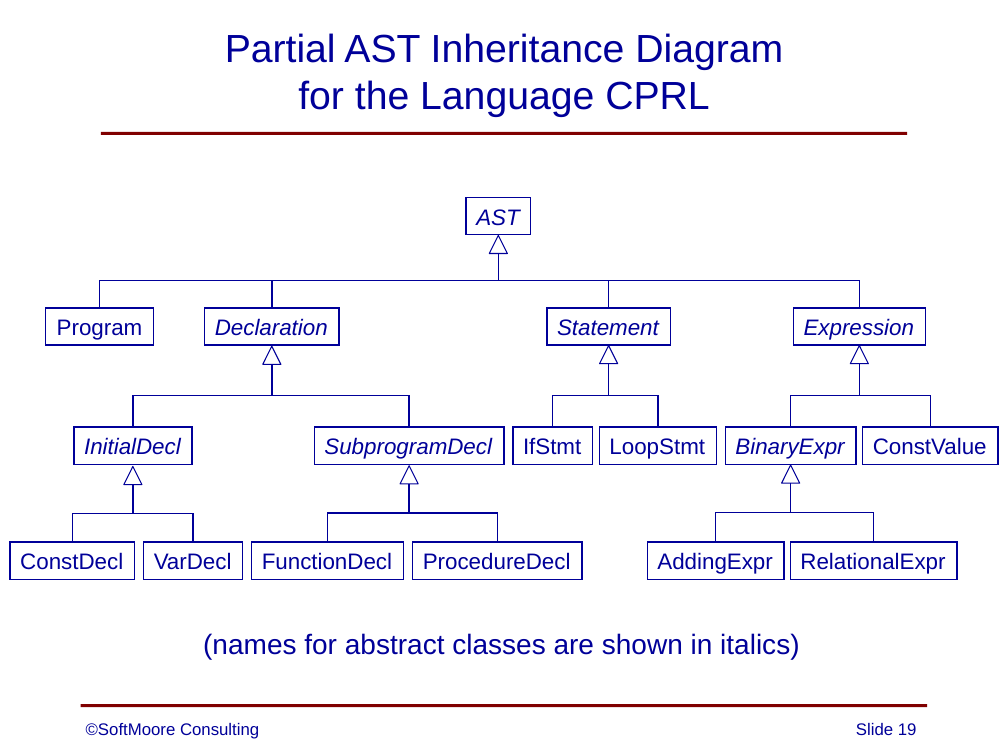
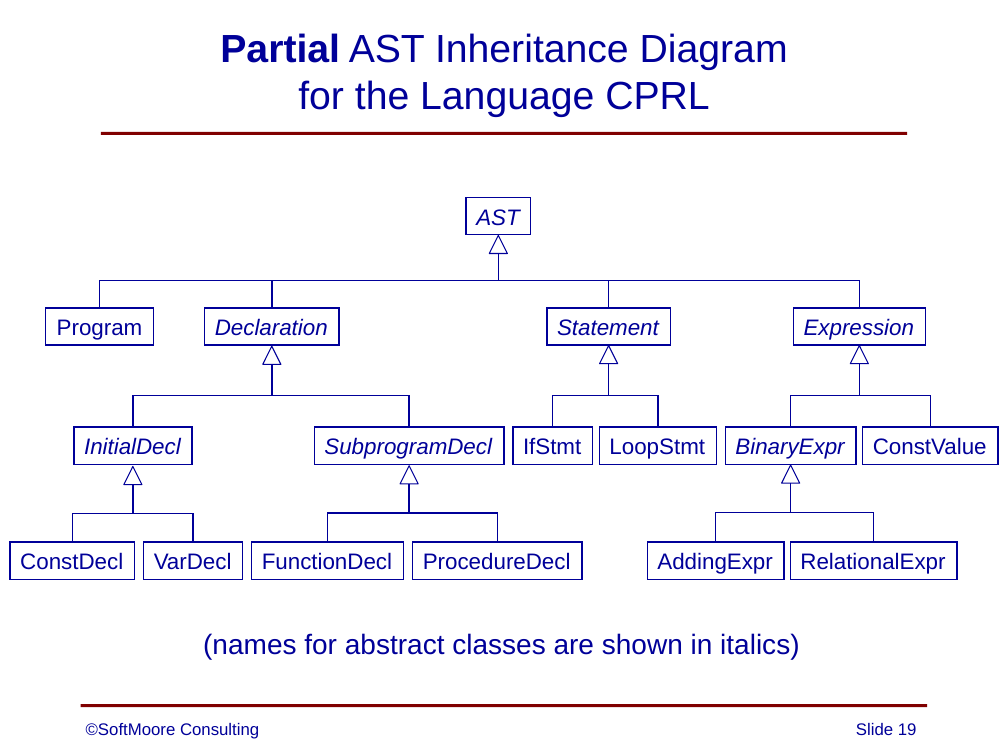
Before and after one commit to SoftMoore/CPRL-Kt-2nd, a slide deck: slide 19 of PowerPoints/08 - Abstract Syntax Trees.pptx. Drawn at 1008x756 pixels with LibreOffice and Linux fonts; fonts in the diff are those of the drawing. Boxes give left, top, right and bottom in pixels: in the first picture for what was removed or moved away, otherwise in the second. Text is boxed around its words. In the diff, an @@ line names an element or a change of style, - is before the commit and + after.

```diff
--- a/PowerPoints/08 - Abstract Syntax Trees.pptx
+++ b/PowerPoints/08 - Abstract Syntax Trees.pptx
@@ title "Partial AST Inheritance Diagram for ..." at <box>220,33,788,117</box>: bold on in "Partial" @@
```
Also in this commit, not shown: 3 other slides changed.
